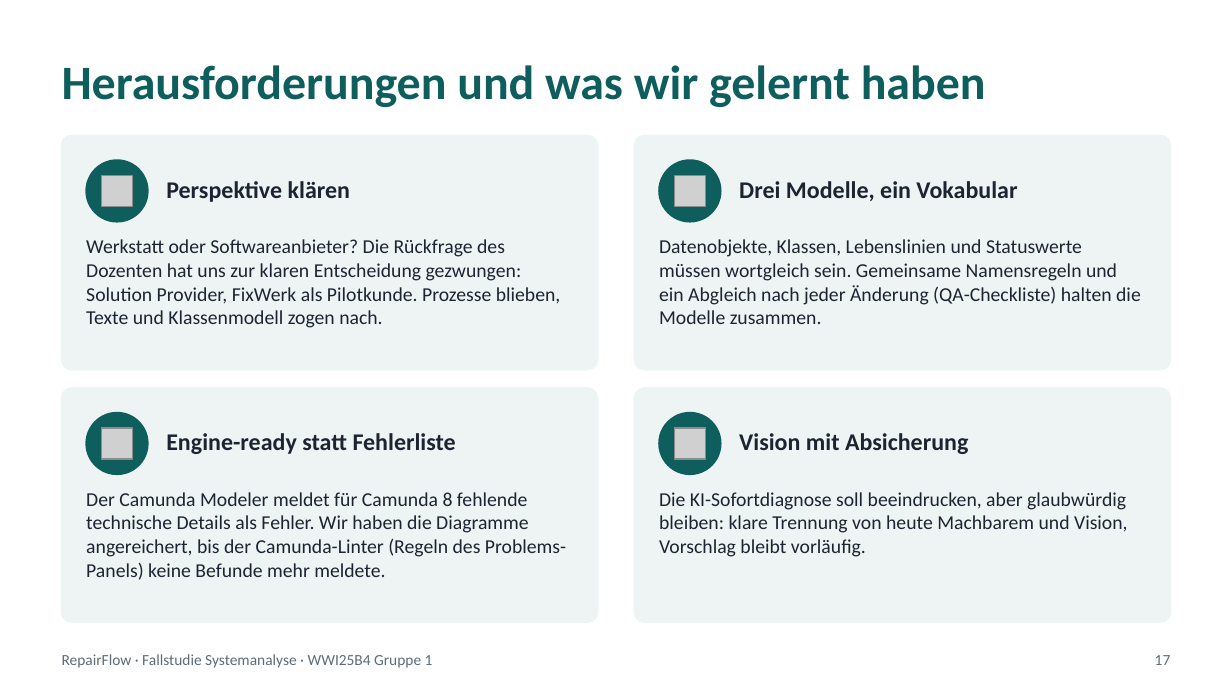
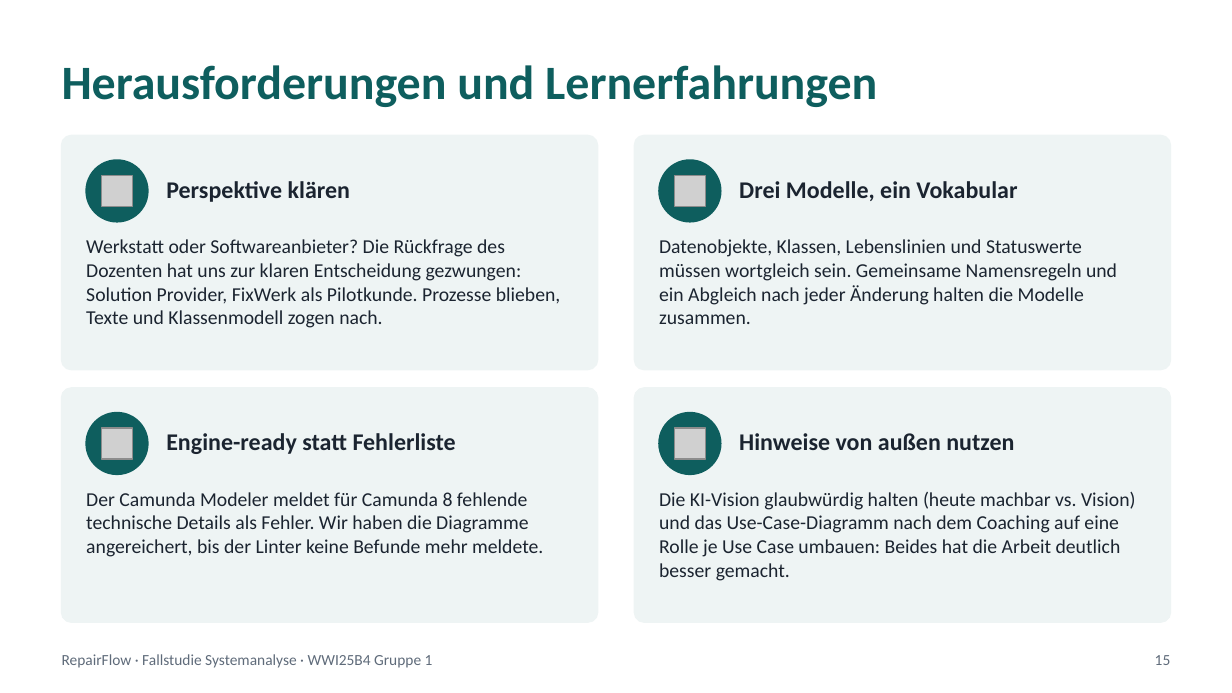
Before and after one commit to jakobschwan123-cmd/casestudy-semester-3, a slide deck: slide 15 of 4_praesentation/Abschlusspraesentation.pptx (slide 17 before the commit). Drawn at 1232x693 pixels with LibreOffice and Linux fonts; fonts in the diff are those of the drawing; grey boxes stand for pictures. Boxes give left, top, right and bottom in pixels: in the first picture for what was removed or moved away, otherwise in the second. Text is boxed around its words. In the diff, an @@ line names an element or a change of style, - is before the commit and + after.

```diff
--- a/4_praesentation/Abschlusspraesentation.pptx
+++ b/4_praesentation/Abschlusspraesentation.pptx
@@ text at (x1=62, y1=65, x2=877, y2=107): text changed @@
-Herausforderungen und was wir gelernt haben
+Herausforderungen und Lernerfahrungen
@@ text at (x1=659, y1=239, x2=1117, y2=324): text changed @@
-Datenobjekte, Klassen, Lebenslinien und Statuswerte müssen wortgleich sein. Gemeinsame Namensregeln und ein Abgleich nach jeder Änderung (QA-Checkliste) halten die Modelle zusammen.
+Datenobjekte, Klassen, Lebenslinien und Statuswerte müssen wortgleich sein. Gemeinsame Namensregeln und ein Abgleich nach jeder Änderung halten die Modelle zusammen.
@@ text at (x1=739, y1=433, x2=1014, y2=450): text changed @@
-Vision mit Absicherung
+Hinweise von außen nutzen
@@ text at (x1=86, y1=492, x2=543, y2=557): text changed @@
-Der Camunda Modeler meldet für Camunda 8 fehlende technische Details als Fehler. Wir haben die Diagramme angereichert, bis der Camunda-Linter (Regeln des Problems-Panels) keine Befunde mehr meldete.
+Der Camunda Modeler meldet für Camunda 8 fehlende technische Details als Fehler. Wir haben die Diagramme angereichert, bis der Linter keine Befunde mehr meldete.
@@ text at (x1=659, y1=492, x2=1136, y2=581): text changed @@
-Die KI-Sofortdiagnose soll beeindrucken, aber glaubwürdig bleiben: klare Trennung von heute Machbarem und Vision, Vorschlag bleibt vorläufig.
+Die KI-Vision glaubwürdig halten (heute machbar vs. Vision) und das Use-Case-Diagramm nach dem Coaching auf eine Rolle je Use Case umbauen: Beides hat die Arbeit deutlich besser gemacht.
@@ text at (x1=1155, y1=655, x2=1171, y2=665): text changed @@
-17
+15
```
Also in this commit, not shown: 8 other slides changed, 8 slides added, 10 slides removed, 13 other files.
